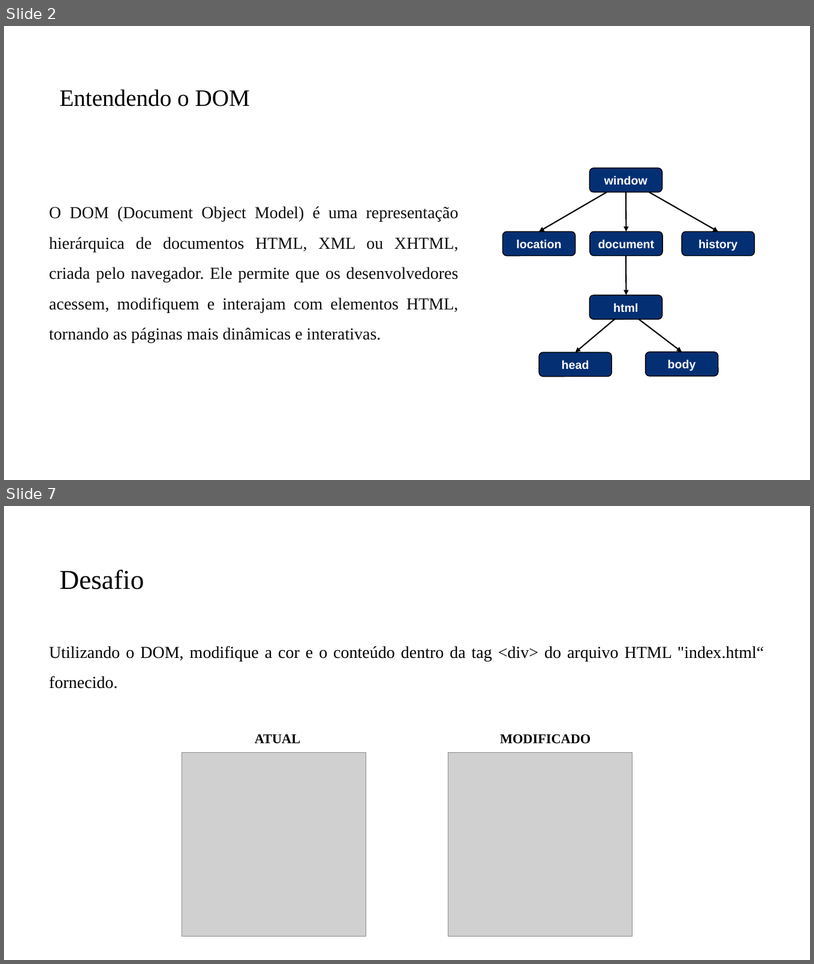
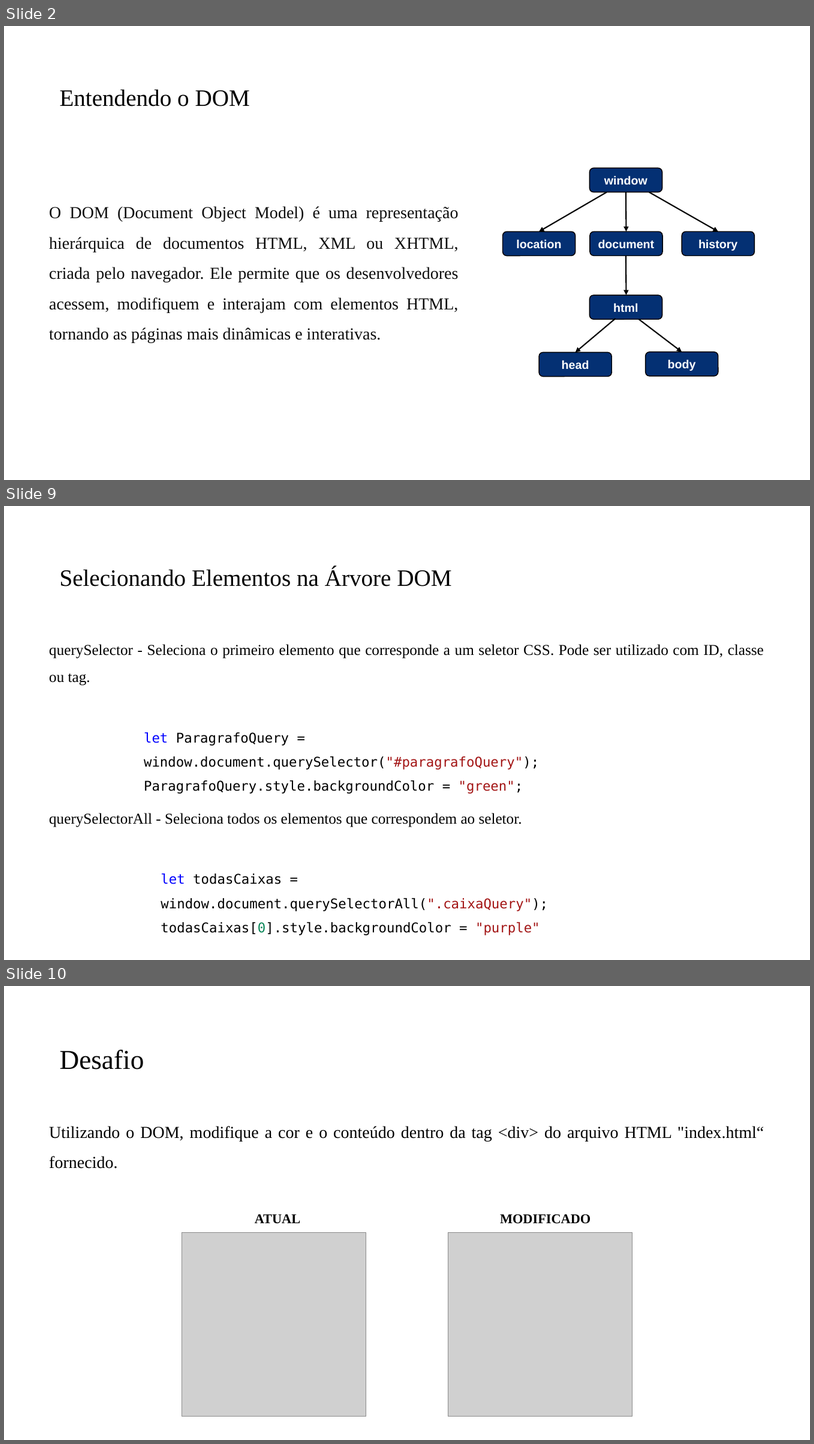
Before and after one commit to PedroMiho/Logica-de-Programacao, a slide deck: Módulo 02 - JavaScript/Aula 13 - Manipulando o DOM/Introdução ao DOM.pptx. Shown one above the other, each under a label of ours: slides 2 and 7 before the commit, slides 2, 9 and 10 after it; the slides between them are not shown. The pictures are 814x964 and 814x1444 pixels, drawn with LibreOffice and Linux fonts; fonts in the diff are those of the drawing; grey boxes stand for pictures; background and template pictures are left out. Boxes give left, top, right and bottom in pixels: in the first picture for what was removed or moved away, otherwise in the second. Text is boxed around its words. In the diff, an @@ line names an element or a change of style, - is before the commit and + after.

```diff
--- a/Módulo 02 - JavaScript/Aula 13 - Manipulando o DOM/Introdução ao DOM.pptx
+++ b/Módulo 02 - JavaScript/Aula 13 - Manipulando o DOM/Introdução ao DOM.pptx
@@ slide 9 added at [4,506,810,960], background #FFFFFF @@
@@ title added at [60,567,452,586], 28 pt, text #000000 @@
+Selecionando Elementos na Árvore DOM
@@ text added at [49,644,764,685], 18 pt, text #000000 @@
+querySelector - Seleciona o primeiro elemento que corresponde a um seletor CSS. Pode ser utilizado com ID, classe ou tag.
@@ text added at [144,732,539,793], 16 pt, text #000000 @@
+let ParagrafoQuery = window.document.querySelector("#paragrafoQuery");
+ParagrafoQuery.style.backgroundColor = "green";
@@ text added at [49,813,522,827], 18 pt, text #000000 @@
+querySelectorAll - Seleciona todos os elementos que correspondem ao seletor.
@@ text added at [161,873,548,935], 16 pt, text #000000 @@
+let todasCaixas = window.document.querySelectorAll(".caixaQuery");
+todasCaixas[0].style.backgroundColor = "purple"
@@ what was slide 7 is now slide 10 @@
```
Also in this commit, not shown: 1 slide changed, 5 other slides added, 3 slides removed, 9 other files.
